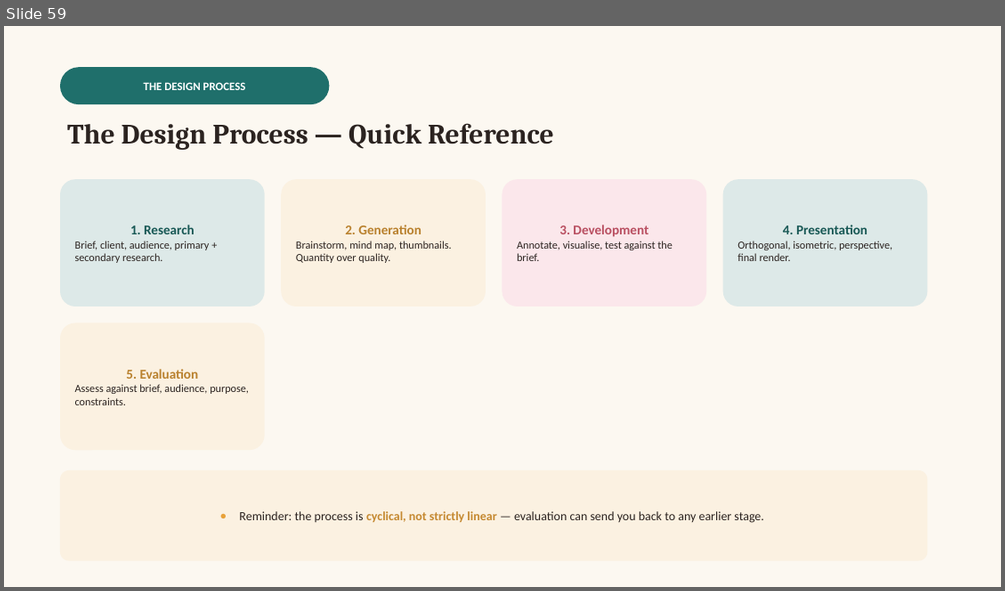
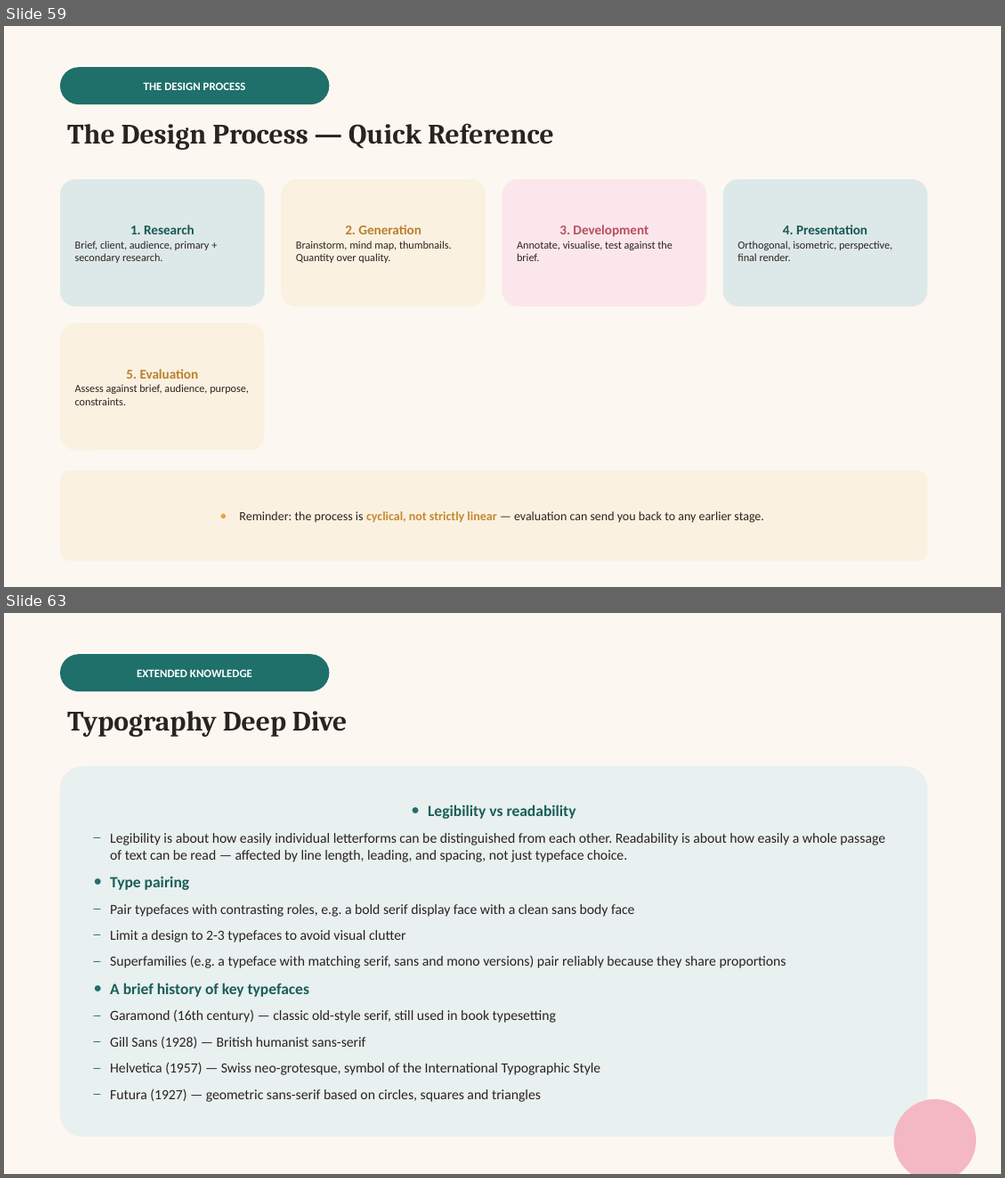
Before and after one commit to melodywyc0710/chuck, a slide deck: teaching-materials/vcd-vce/powerpoint/Unit1-Finding-Design-Solutions.pptx. Shown one above the other, each under a label of ours: slide 59 before the commit, slides 59 and 63 after it; the slides between them are not shown. The pictures are 1005x591 and 1005x1178 pixels, drawn with LibreOffice and Linux fonts; fonts in the diff are those of the drawing. Boxes give left, top, right and bottom in pixels: in the first picture for what was removed or moved away, otherwise in the second. Text is boxed around its words. In the diff, an @@ line names an element or a change of style, - is before the commit and + after.

```diff
--- a/teaching-materials/vcd-vce/powerpoint/Unit1-Finding-Design-Solutions.pptx
+++ b/teaching-materials/vcd-vce/powerpoint/Unit1-Finding-Design-Solutions.pptx
@@ slide 63 added at (4,613,1001,1174), background #FCF8F1 @@
@@ rounded rectangle added at (60,654,329,691), fill #1F6F6B, 11 pt, text #FFFFFF, bold @@
+EXTENDED KNOWLEDGE
@@ text added at (67,711,347,737), 27 pt, text #2B2320, bold @@
+Typography Deep Dive
@@ rounded rectangle added at (60,766,928,1136), fill #E8F0F0, 13.5 pt, text #2B2320 @@
+● Legibility vs readability
+– Legibility is about how easily individual letterforms can be distinguished from each other. Readability is about how easily a whole passage of text can be read — affected by line length, leading, and spacing, not just typeface choice.
+● Type pairing
+– Pair typefaces with contrasting roles, e.g. a bold serif display face with a clean sans body face
+– Limit a design to 2-3 typefaces to avoid visual clutter
+– Superfamilies (e.g. a typeface with matching serif, sans and mono versions) pair reliably because they share proportions
+● A brief history of key typefaces
+– Garamond (16th century) — classic old-style serif, still used in book typesetting
+– Gill Sans (1928) — British humanist sans-serif
+– Helvetica (1957) — Swiss neo-grotesque, symbol of the International Typographic Style
+– Futura (1927) — geometric sans-serif based on circles, squares and triangles
@@ ellipse added at (894,1099,976,1174), fill #F4B8C3 @@
```
Also in this commit, not shown: 9 other slides added, 4 other files.
